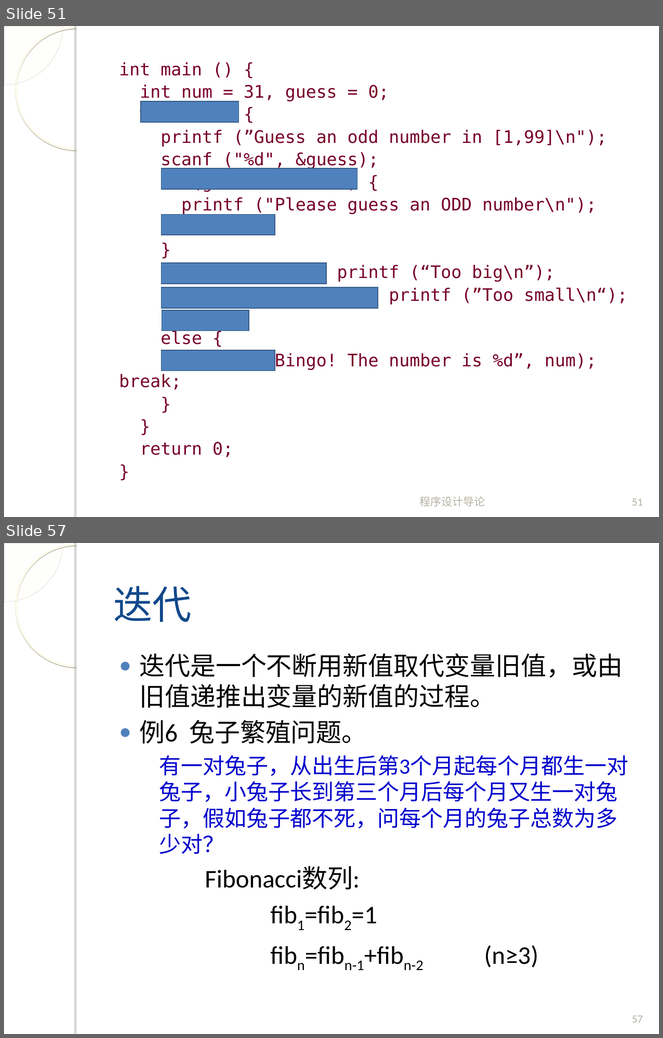
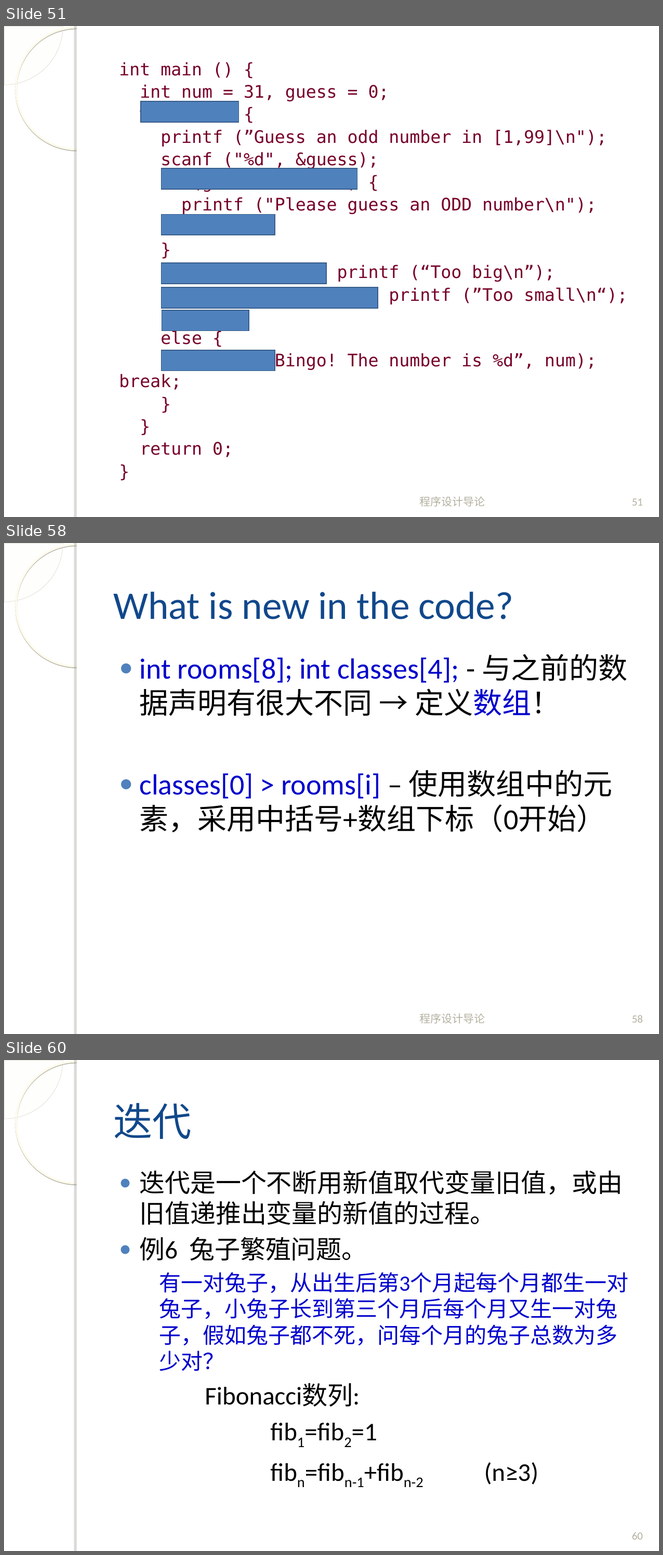
Before and after one commit to fanju1984/introduction-to-programming, a slide deck: introduction-to-programming/slides/2018/04-Control-Statement-2.ppt. Shown one above the other, each under a label of ours: slides 51 and 57 before the commit, slides 51, 58 and 60 after it; the slides between them are not shown. The pictures are 663x1038 and 663x1555 pixels, drawn with LibreOffice and Linux fonts; fonts in the diff are those of the drawing; background and template pictures are left out. Boxes give left, top, right and bottom in pixels: in the first picture for what was removed or moved away, otherwise in the second. Text is boxed around its words. In the diff, an @@ line names an element or a change of style, - is before the commit and + after.

```diff
--- a/introduction-to-programming/slides/2018/04-Control-Statement-2.ppt
+++ b/introduction-to-programming/slides/2018/04-Control-Statement-2.ppt
@@ slide 58 added at [4, 543, 659, 1034], background picture (left out); not listed: 4 template elements that a slide beside it also shows @@
@@ title added at [113, 591, 514, 619], 43 pt, text #11488B @@
+What is new in the code?
@@ text added at [139, 654, 627, 833], 32 pt, text #0000CC @@
+● int rooms[8]; int classes[4]; - 与之前的数据声明有很大不同 → 定义数组！
+● classes[0] > rooms[i] – 使用数组中的元素，采用中括号+数组下标（0开始）
@@ text added at [420, 1014, 486, 1024], 12 pt, text #B4B1A0 @@
+程序设计导论
@@ page number added at [632, 1016, 643, 1023], 12 pt, text #B4B1A0 @@
+58
@@ what was slide 57 is now slide 60 @@
@@ page number at [632, 1533, 643, 1540]: text changed @@
-57
+60
```
Also in this commit, not shown: 8 other slides added, 5 slides removed, 7 other files.
